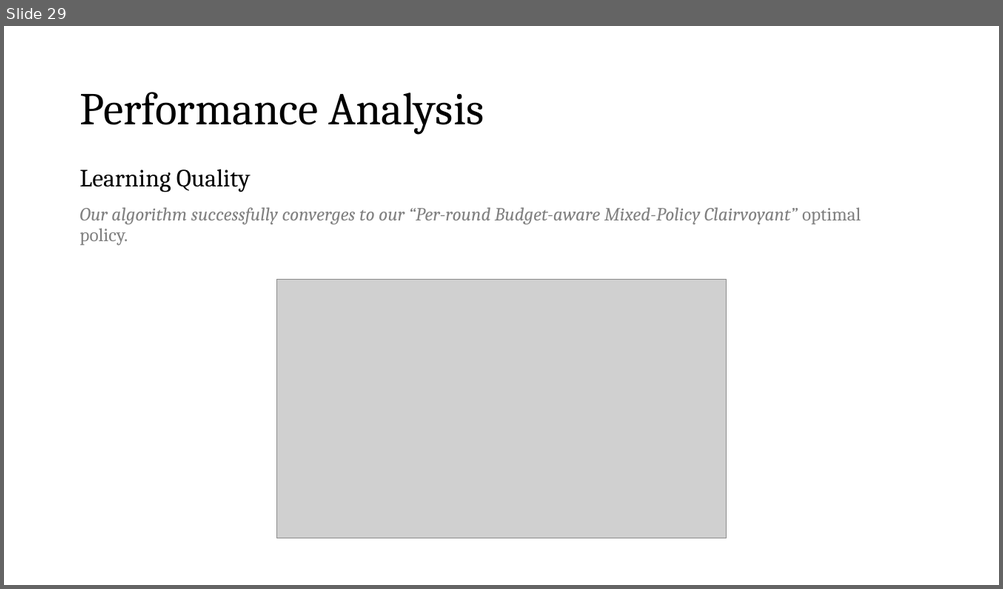
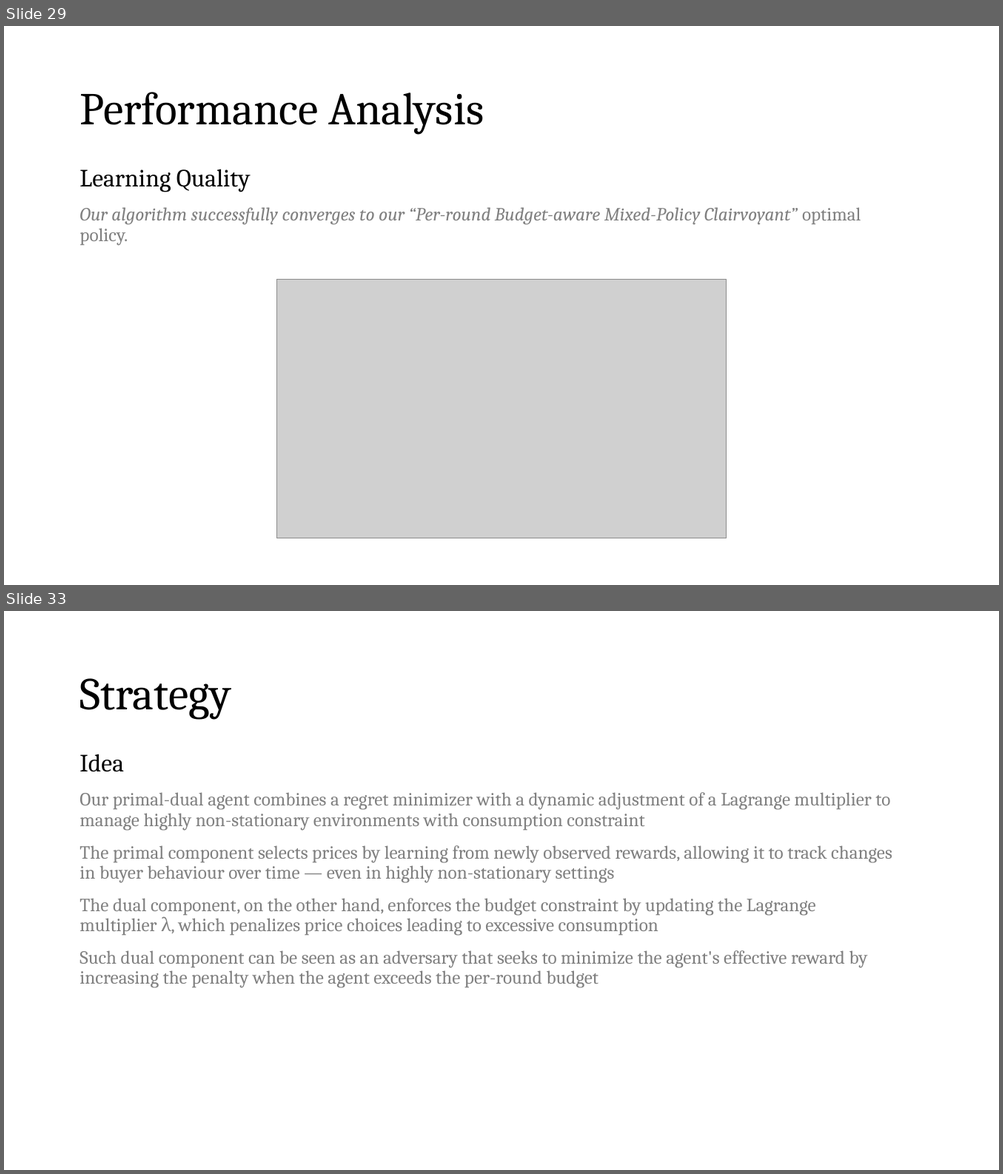
Before and after one commit to peetceenatoo/online-learning, a slide deck: Slides.pptx. Shown one above the other, each under a label of ours: slide 29 before the commit, slides 29 and 33 after it; the slides between them are not shown. The pictures are 1003x589 and 1003x1174 pixels, drawn with LibreOffice and Linux fonts; fonts in the diff are those of the drawing; grey boxes stand for pictures. Boxes give left, top, right and bottom in pixels: in the first picture for what was removed or moved away, otherwise in the second. Text is boxed around its words. In the diff, an @@ line names an element or a change of style, - is before the commit and + after.

```diff
--- a/Slides.pptx
+++ b/Slides.pptx
@@ slide 33 added at (x1=4, y1=611, x2=999, y2=1170), background #FFFFFF @@
@@ title added at (x1=79, y1=678, x2=231, y2=720), 44 pt, text #000000 @@
+Strategy
@@ text added at (x1=79, y1=754, x2=892, y2=988), 18 pt, text #808080 @@
+Idea
+Our primal-dual agent combines a regret minimizer with a dynamic adjustment of a Lagrange multiplier to manage highly non-stationary environments with consumption constraint
+The primal component selects prices by learning from newly observed rewards, allowing it to track changes in buyer behaviour over time — even in highly non-stationary settings
+The dual component, on the other hand, enforces the budget constraint by updating the Lagrange multiplier λ, which penalizes price choices leading to excessive consumption
+Such dual component can be seen as an adversary that seeks to minimize the agent's effective reward by increasing the penalty when the agent exceeds the per-round budget
```
Also in this commit, not shown: 1 slide changed, 8 other slides added, 1 other file.
